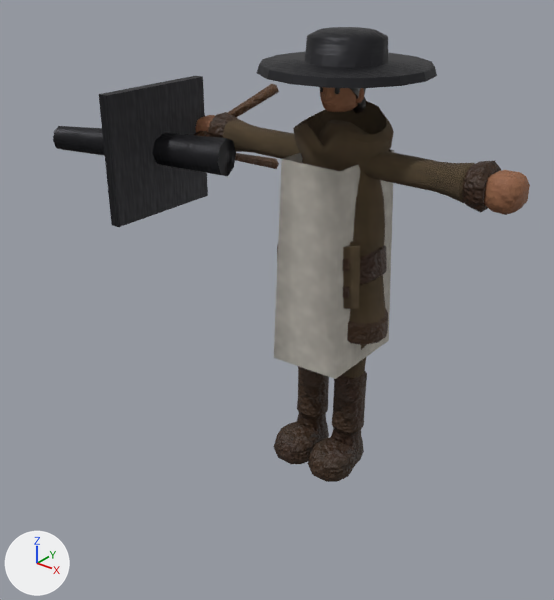
The glTF model csharp/Unciv.Godot/Packs/units/models/unit/Anti-Tank Gun.glb, before and after one commit.
Rendered twice from a camera (50 mm lens) standing at (0.774, -1.151, 1.04) and looking at (-0.001, -0.181, 0.439). Lighting does not change. The marker at lower left points along +X, +Y and +Z. The picture after the commit comes second. Where no turn or scale is listed for an object, it has been applied to the vertices. Vertices at exactly the same position are counted once.

In view in the first picture: 'Gun', 'Warrior'.
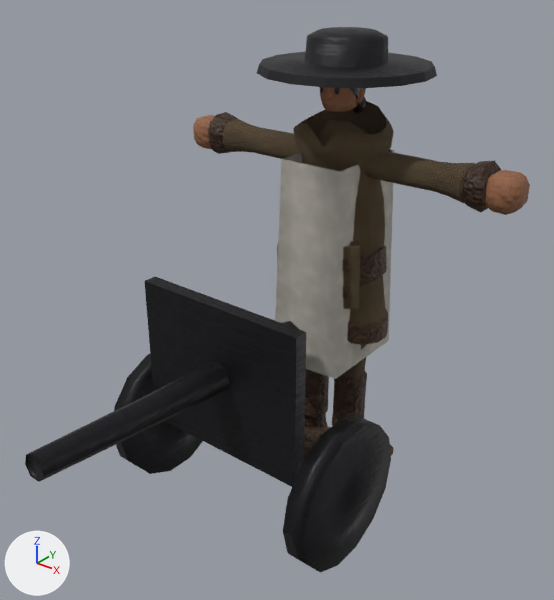
Boxes (x1, y1, x2, y2) around the edits, measured in the pictures (554 x 600 px):
'Warrior', reshaped (51% wider, 20% taller): before (195, 27, 530, 482); after (25, 27, 530, 572)
'Gun', deleted: before (53, 76, 279, 227)
    faces in mat_iron: (53, 76, 236, 227)
    faces in mat_leather: (194, 84, 279, 169)
part 1 of me_mesh_skinned, added: after (114, 354, 203, 474)
part 2 of me_mesh_skinned, added: after (283, 417, 391, 572)
part 3 of me_mesh_skinned, added: after (144, 277, 306, 487)
part 4 of me_mesh_skinned, added: after (304, 427, 394, 455)
part 5 of me_mesh_skinned, added: after (25, 321, 300, 482)

The change, as a diff of the scene's bpy script:
```diff
--- a/csharp/Unciv.Godot/Packs/units/models/unit/Anti-Tank Gun.glb.py
+++ b/csharp/Unciv.Godot/Packs/units/models/unit/Anti-Tank Gun.glb.py
@@ me_mesh_skinned @@
 # used by ob_warrior; location = (0.0, 0.0, -0.015)
-me_mesh_skinned.from_pydata(...)  # 2368 vertices, 4401 faces; spans x -0.354..0.354, y -0.147..0.169, z 0.015..0.898
+me_mesh_skinned.from_pydata(...)  # 2505 vertices, 4651 faces; spans x -0.354..0.354, y -0.707..0.169, z 0.015..0.898
+# me_mesh_skinned part 1: a new loose piece, a 14-sided cylinder along x spanning x -0.228..-0.187, y -0.402..-0.137, z 0.054..0.313, in mat_iron
+# me_mesh_skinned part 2: a new loose piece, a 14-sided cylinder along x spanning x 0.187..0.228, y -0.402..-0.137, z 0.054..0.313, in mat_iron
+# me_mesh_skinned part 3: a new loose piece, a box spanning x -0.166..0.166, y -0.344..-0.319, z 0.221..0.503, in mat_iron
+# me_mesh_skinned part 4: a new loose piece of 23 vertices spanning x 0.069..0.138, y -0.277..0.051, z 0.039..0.269, in mat_leather
+# me_mesh_skinned part 5: a new loose piece of 23 vertices spanning x -0.034..0.034, y -0.707..-0.143, z 0.33..0.424, in mat_iron
+# other edits to the shape of me_mesh_skinned do not show in these pictures
 me_mesh_skinned.materials.append(mat_wool)
@@ ob_gun @@
-ob_gun = bpy.data.objects.new('Gun', me_mesh_gun)
-ob_gun.location = (-0.281, -0.047, 0.646)
```
